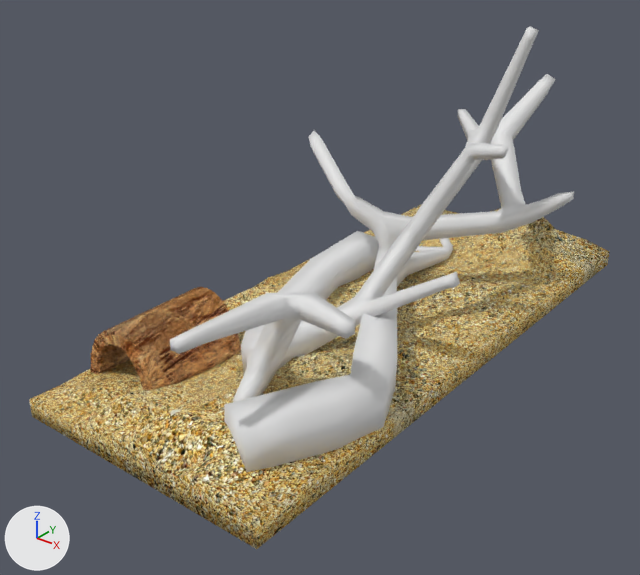
A saved change to the Blender file Models/Terrarium.blend.
The view is the same before and after, from a 50 mm lens placed at (60.3, -85.0, 56.5), pointed at (-1.5, -7.8, 8.6). The axes (+X, +Y, +Z) are drawn at lower left. The lights are the same throughout.

Before the edit, the objects in view are built like this:
```python
me_cube_006 = bpy.data.meshes.new('Cube.006')
me_cube_006.from_pydata(...)  # 420 vertices, 418 faces; spans x -17.0..17.0, y -40.0..40.0, z 0.0..6.7
me_cube_006.polygons.foreach_set('use_smooth', [True] * 418)
me_cube_006.materials.append(mat_dirt)
me_cylinder = bpy.data.meshes.new('Cylinder')
me_cylinder.from_pydata(...)  # 311 vertices, 320 faces; spans x -17.0..17.0, y -35.7..40.0, z 1.9..27.5
me_cylinder.polygons.foreach_set('use_smooth', [True] * 320)
me_cylinder.materials.append(mat_tree1)  # white #e7e7e7
me_cylinder_001 = bpy.data.meshes.new('Cylinder.001')
me_cylinder_001.from_pydata(...)  # 68 vertices, 66 faces; spans x -16.32..-5.68, y -32.05..-17.76, z 1.72..9.41
me_cylinder_001.polygons.foreach_set('use_smooth', [True] * 66)
me_cylinder_001.materials.append(mat_stone)
ob_branch1 = bpy.data.objects.new('branch1', me_cylinder)
ob_branch1.location = (0.0, 0.0, 0.0)
ob_dirt = bpy.data.objects.new('Dirt', me_cube_006)
ob_dirt.location = (0.0, 0.0, 0.0)
ob_hole = bpy.data.objects.new('Hole', me_cylinder_001)
ob_hole.location = (0.0, 0.0, 0.0)
# also in view: 'branch2' at (2.4, -9.0, 19.5)
```
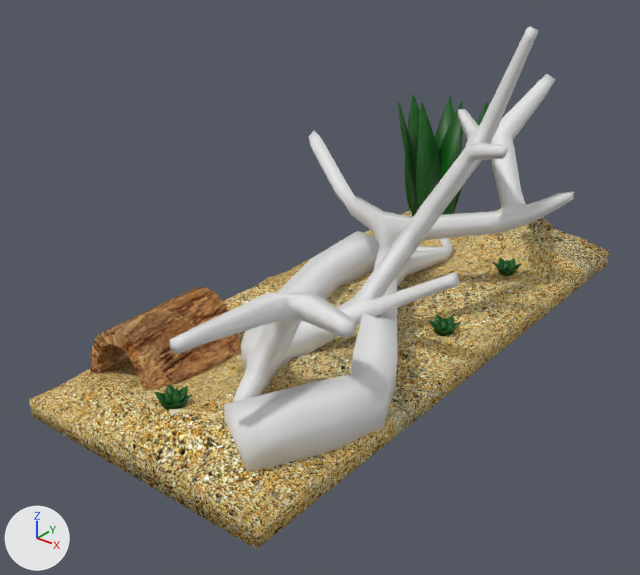
Where the change shows, as pixel boxes (x1, y1, x2, y2) in the pictures (640 x 575 px):
'Leaf.007', added (green)
    after: (398, 94, 488, 217)
'SmallLeaf.002', added (green)
    after: (155, 384, 192, 410)
'SmallLeaf.001', added (green)
    after: (428, 314, 461, 336)
'SmallLeaf', added
    after: (493, 257, 522, 276)

The change, as a diff of the scene's bpy script:
```diff
--- a/Models/Terrarium.blend.py
+++ b/Models/Terrarium.blend.py
@@ img_leafmaterial_001 @@
+img_leafmaterial_001 = load_image('LeafMaterial.001', '_unpacked/LeafMaterial.001', 128, 128, 'sRGB')
@@ mat_material_001 @@
+mat_material_001 = principled_material('Material.001')
+mat_material_001.texture = img_leafmaterial_001
@@ me_plane_023 @@
+me_plane_023.from_pydata(...)  # 752 vertices, 648 faces; spans x -3.74..-0.14, y -34.21..-30.05, z 3.31..5.2
+me_plane_023.polygons.foreach_set('use_smooth', [True] * 648)
+me_plane_023.materials.append(mat_material_001)  # picture img_leafmaterial_001
@@ me_plane_022 @@
+me_plane_022.from_pydata(...)  # 752 vertices, 648 faces; spans x 9.25..12.86, y -0.54..3.62, z 2.34..4.23
+me_plane_022.polygons.foreach_set('use_smooth', [True] * 648)
+me_plane_022.materials.append(mat_material_001)  # picture img_leafmaterial_001
@@ me_plane_018 @@
+me_plane_018.from_pydata(...)  # 752 vertices, 648 faces; spans x 6.91..10.51, y 20.4..24.56, z 2.34..4.23
+me_plane_018.polygons.foreach_set('use_smooth', [True] * 648)
+me_plane_018.materials.append(mat_material_001)  # picture img_leafmaterial_001
@@ me_plane_002 @@
+me_plane_002.from_pydata(...)  # 336 vertices, 324 faces; spans x -16.8..-5.1, y 29.1..39.8, z 1.7..22.2
+me_plane_002.polygons.foreach_set('use_smooth', [True] * 324)
+me_plane_002.materials.append(mat_material_001)  # picture img_leafmaterial_001
@@ ob_smallleaf_002 @@
+ob_smallleaf_002 = bpy.data.objects.new('SmallLeaf.002', me_plane_023)
+ob_smallleaf_002.location = (0.0, 0.0, 0.0)
@@ ob_smallleaf_001 @@
+ob_smallleaf_001 = bpy.data.objects.new('SmallLeaf.001', me_plane_022)
+ob_smallleaf_001.location = (0.0, 0.0, 0.0)
@@ ob_smallleaf @@
+ob_smallleaf = bpy.data.objects.new('SmallLeaf', me_plane_018)
+ob_smallleaf.location = (0.0, 0.0, 0.0)
@@ ob_leaf_007 @@
+ob_leaf_007 = bpy.data.objects.new('Leaf.007', me_plane_002)
+ob_leaf_007.location = (0.0, 0.0, 0.0)
```
